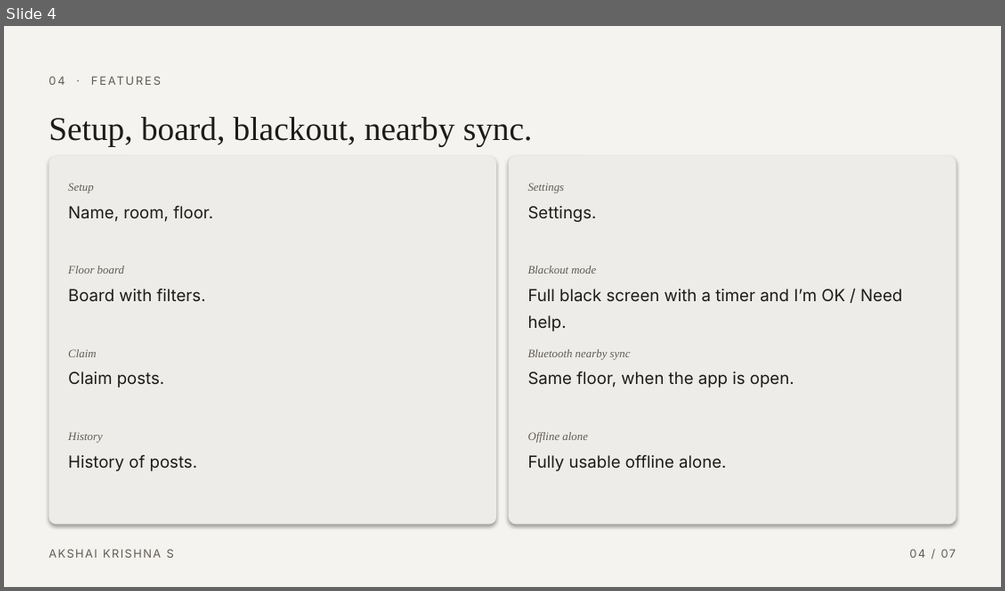
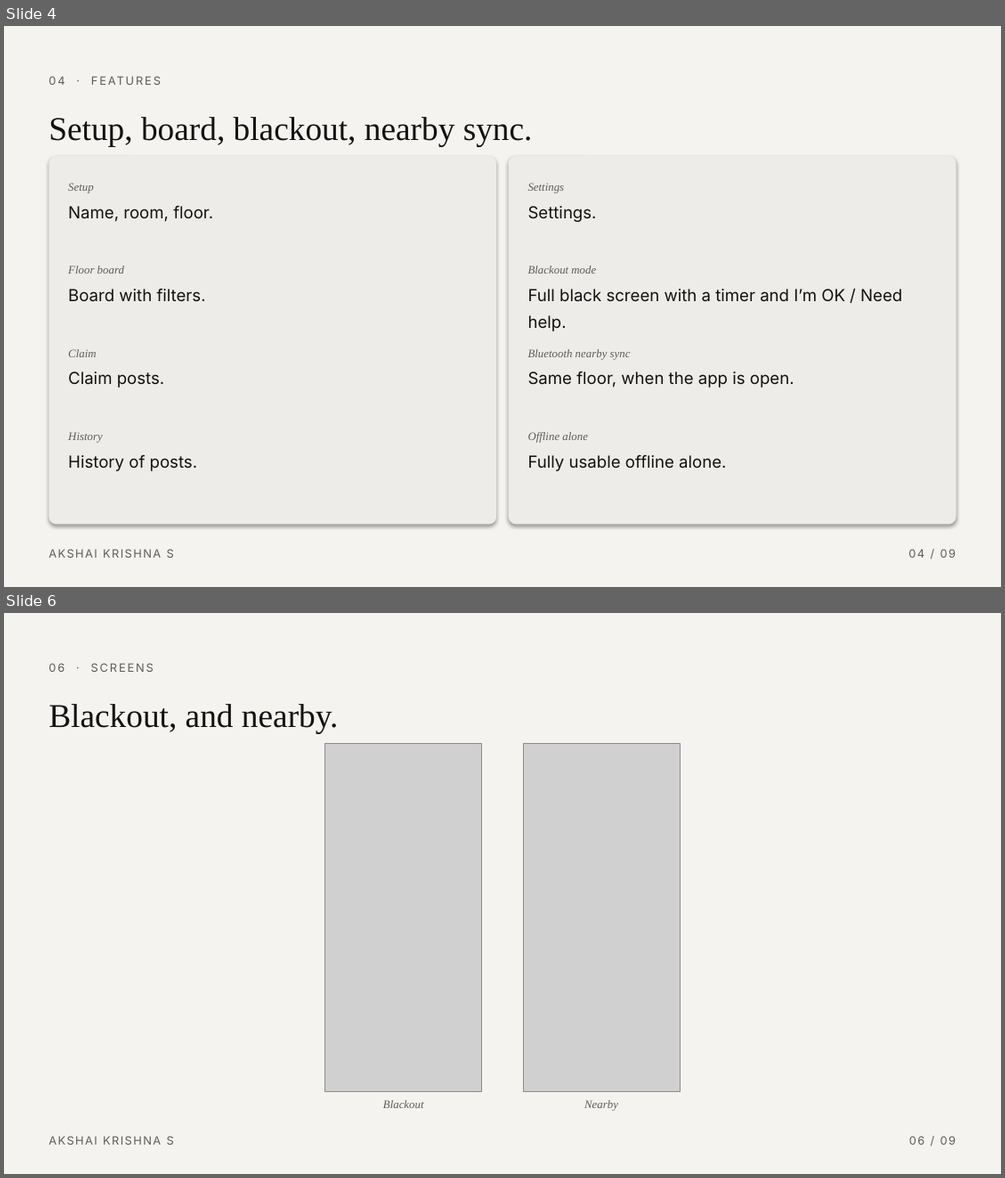
Before and after one commit to flyme2mars/hop, a slide deck: presentation/Hop-OffGrid.pptx. Shown one above the other, each under a label of ours: slide 4 before the commit, slides 4 and 6 after it; the slides between them are not shown. The pictures are 1005x591 and 1005x1178 pixels, drawn with LibreOffice and Linux fonts; fonts in the diff are those of the drawing; grey boxes stand for pictures. Boxes give left, top, right and bottom in pixels: in the first picture for what was removed or moved away, otherwise in the second. Text is boxed around its words. In the diff, an @@ line names an element or a change of style, - is before the commit and + after.

```diff
--- a/presentation/Hop-OffGrid.pptx
+++ b/presentation/Hop-OffGrid.pptx
@@ slide 6 added at [4, 613, 1001, 1174], background #F5F3EF @@
@@ text added at [48, 663, 154, 672], 11 pt, text #5F5C56 @@
+06 · SCREENS
@@ text added at [48, 704, 338, 733], 32 pt, text #121212 @@
+Blackout, and nearby.
@@ picture added at [325, 743, 483, 1092] @@
@@ picture added at [523, 743, 680, 1092] @@
@@ text added at [383, 1100, 424, 1108], 11 pt, text #5F5C56, italic @@
+Blackout
@@ text added at [584, 1100, 618, 1111], 11 pt, text #5F5C56, italic @@
+Nearby
@@ text added at [48, 1135, 174, 1144], 11 pt, text #5F5C56 @@
+AKSHAI KRISHNA S
@@ text added at [909, 1135, 955, 1144], 11 pt, text #5F5C56 @@
+06 / 09
@@ slide 4 changed as well @@
@@ text at [908, 548, 955, 557]: text changed @@
-04 / 07
+04 / 09
```
Also in this commit, not shown: 6 other slides changed, 1 other slide added, 3 other files.
